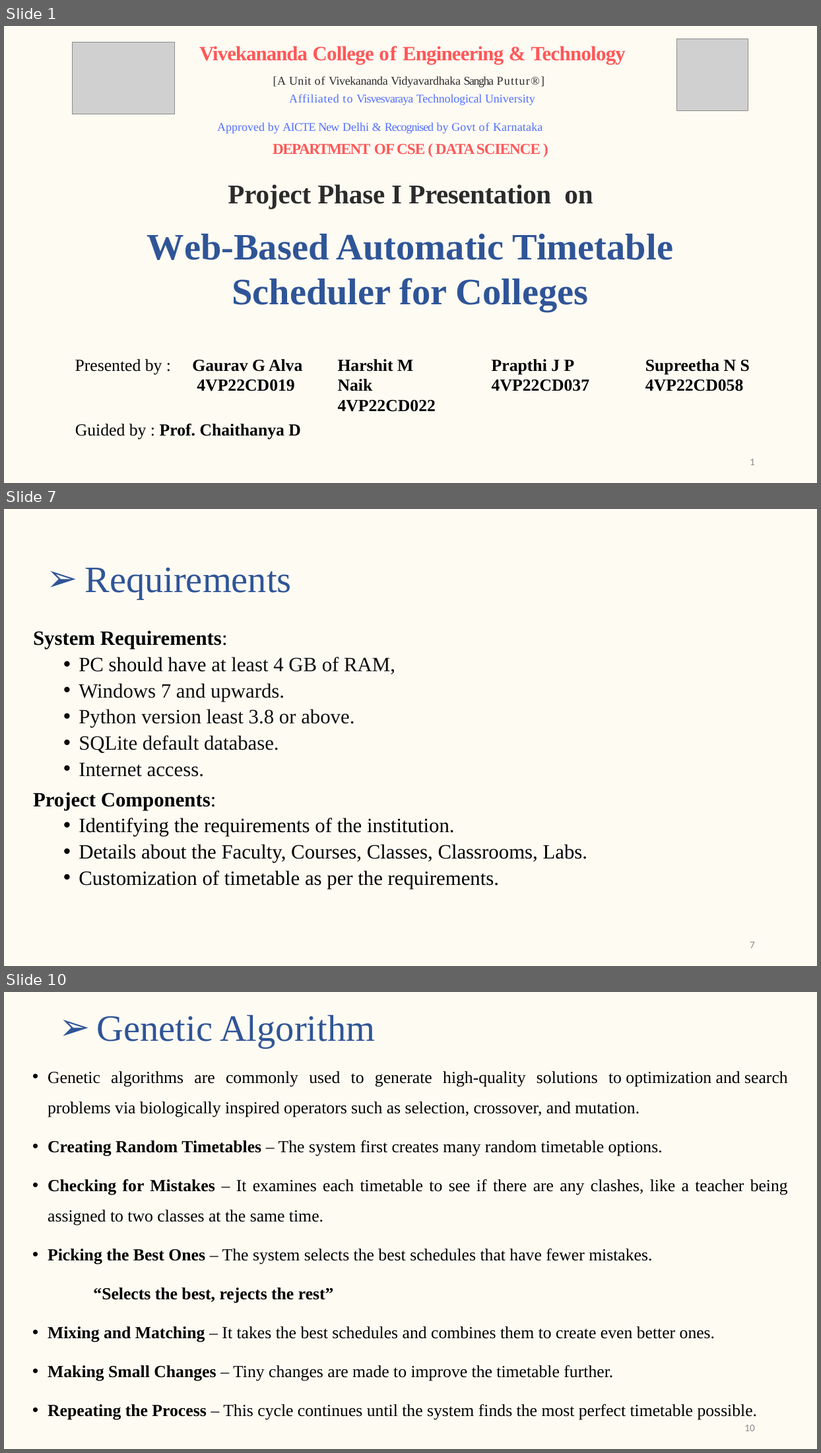
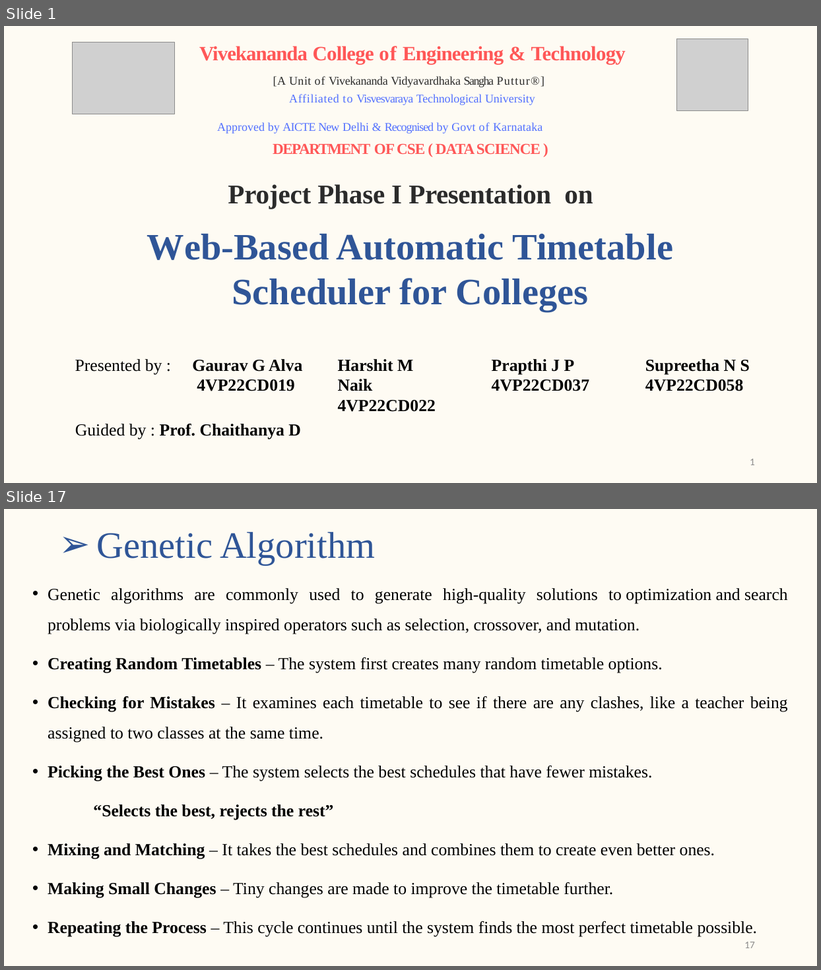
Before and after one commit to gaurav-g-alva/Collection, a slide deck: Project-Complete docs/Synopsis Presentation.pptx. Shown one above the other, each under a label of ours: slides 1, 7 and 10 before the commit, slides 1 and 17 after it; the slides between them are not shown. The pictures are 821x1453 and 821x970 pixels, drawn with LibreOffice and Linux fonts; fonts in the diff are those of the drawing; grey boxes stand for pictures. Boxes give left, top, right and bottom in pixels: in the first picture for what was removed or moved away, otherwise in the second. Text is boxed around its words. In the diff, an @@ line names an element or a change of style, - is before the commit and + after.

```diff
--- a/Project-Complete docs/Synopsis Presentation.pptx
+++ b/Project-Complete docs/Synopsis Presentation.pptx
@@ slide 7 removed at box(4, 509, 817, 966), background #FEF9E8 at 51% opacity @@
@@ title removed at box(85, 567, 291, 600) @@
-➢ Requirements
@@ text removed at box(33, 630, 588, 889) @@
-System Requirements:
-  • PC should have at least 4 GB of RAM,
-  • Windows 7 and upwards.
-  • Python version least 3.8 or above.
-  • SQLite default database.
-  • Internet access.
-Project Components:
-  • Identifying the requirements of the institution.
-  • Details about the Faculty, Courses, Classes, Classrooms, Labs.
-  • Customization of timetable as per the requirements.
@@ page number removed at box(750, 942, 755, 949) @@
-7
@@ what was slide 10 is now slide 17 @@
@@ page number at box(745, 942, 755, 949): text changed @@
-10
+17
```
Also in this commit, not shown: 6 slides changed, 9 slides added, 1 other slide removed, 1 other file.
